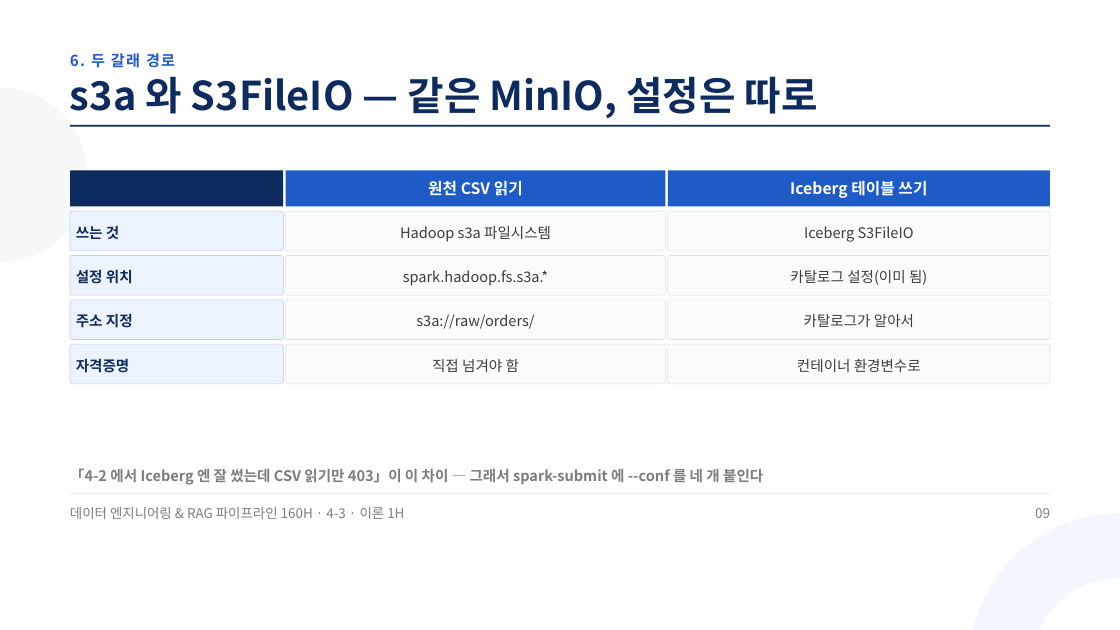
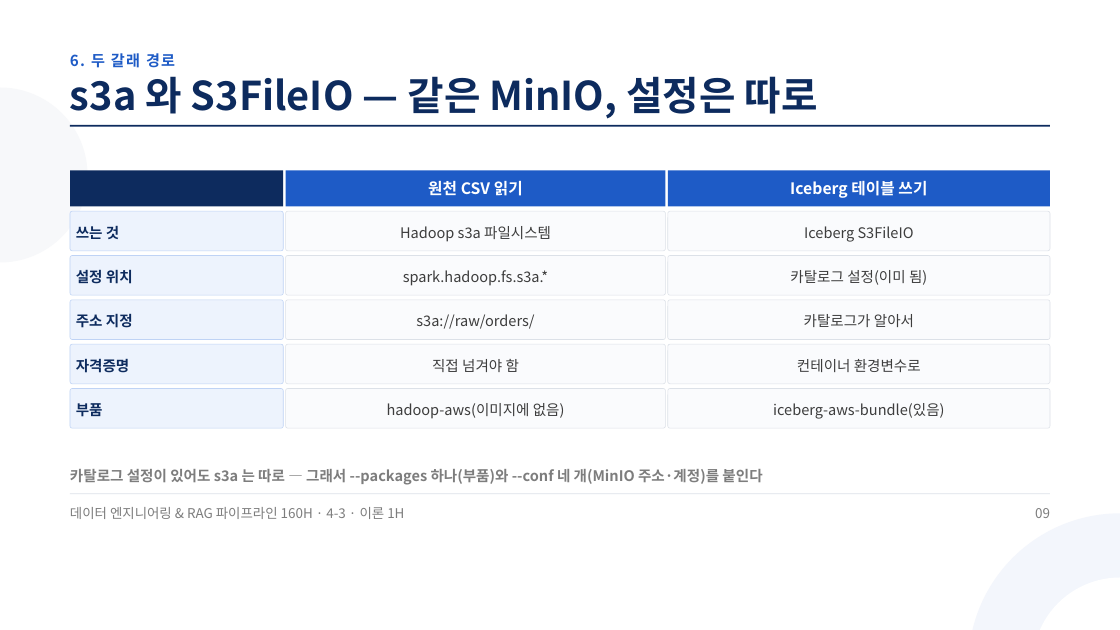
Before and after one commit to aebonlee/materials, a slide deck: slide 9 of data-eng/decks/w4d3s1.pptx. Drawn at 1120x630 pixels with LibreOffice and Linux fonts; fonts in the diff are those of the drawing. Boxes give left, top, right and bottom in pixels: in the first picture for what was removed or moved away, otherwise in the second. Text is boxed around its words. In the diff, an @@ line names an element or a change of style, - is before the commit and + after.

```diff
--- a/data-eng/decks/w4d3s1.pptx
+++ b/data-eng/decks/w4d3s1.pptx
@@ rounded rectangle added at box(70, 389, 283, 428), fill #EDF3FD, outline #BFD3F5 0.75 pt @@
@@ rounded rectangle added at box(286, 389, 665, 428), fill #FAFBFD, outline #DCE1E8 0.75 pt @@
@@ rounded rectangle added at box(668, 389, 1051, 428), fill #FAFBFD, outline #DCE1E8 0.75 pt @@
@@ text added at box(76, 403, 103, 417), 18.8 pt, text #0D2B5E, bold @@
+부품
@@ text added at box(387, 403, 565, 419), 18.8 pt, text #3D3D3D @@
+hadoop-aws(이미지에 없음)
@@ text added at box(773, 403, 944, 419), 18.8 pt, text #3D3D3D @@
+iceberg-aws-bundle(있음)
@@ text at box(70, 469, 762, 485): text changed @@
-「4-2 에서 Iceberg 엔 잘 썼는데 CSV 읽기만 403」이 이 차이 — 그래서 spark-submit 에 --conf 를 네 개 붙인다
+카탈로그 설정이 있어도 s3a 는 따로 — 그래서 --packages 하나(부품)와 --conf 네 개(MinIO 주소·계정)를 붙인다
```
Also in this commit, not shown: 2 other slides changed, 12 other files.
